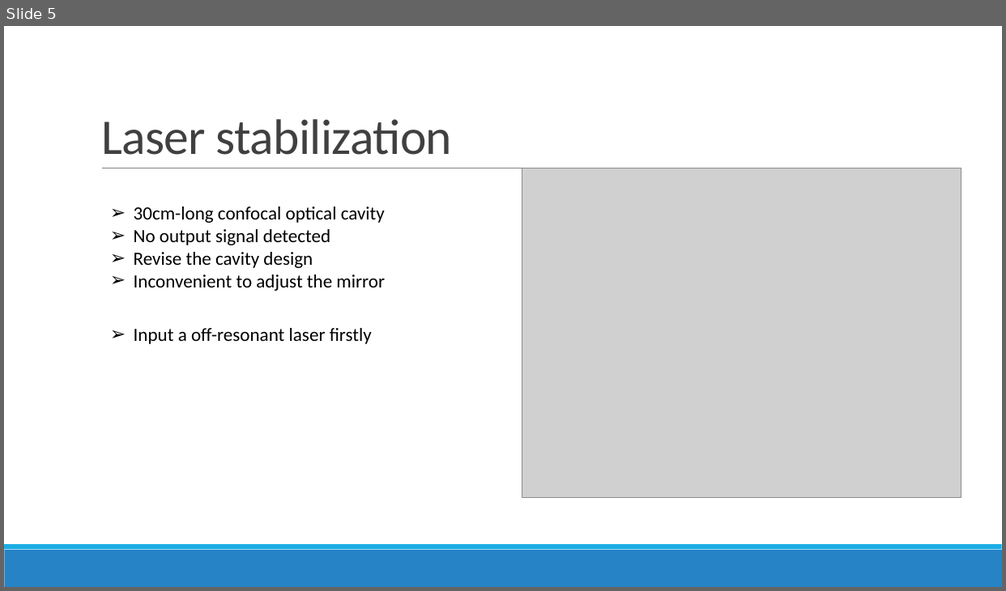
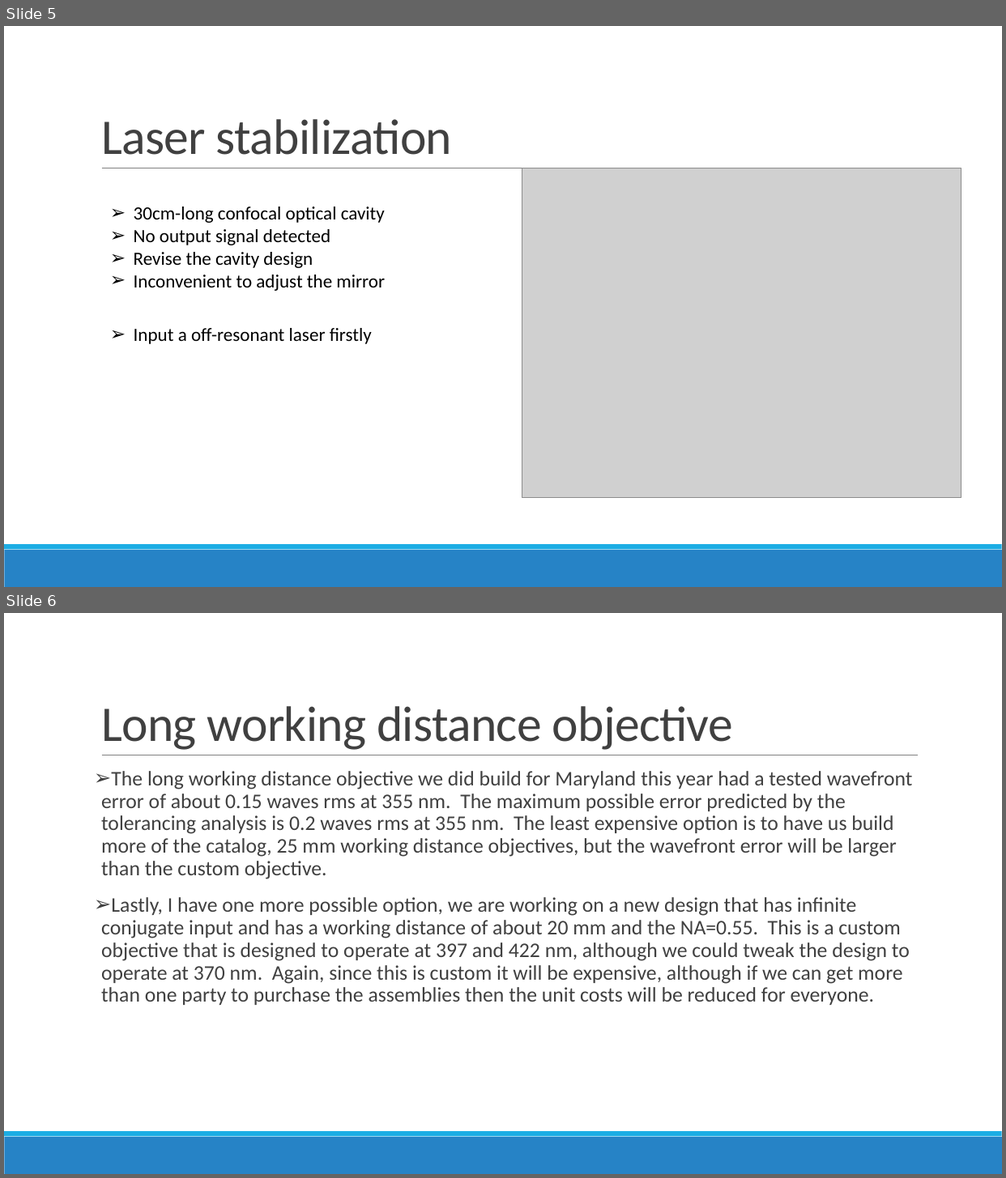
Before and after one commit to iontrapnet/-, a slide deck: ppt/2017.10.23.pptx. Shown one above the other, each under a label of ours: slide 5 before the commit, slides 5 and 6 after it. The pictures are 1006x591 and 1006x1178 pixels, drawn with LibreOffice and Linux fonts; fonts in the diff are those of the drawing; grey boxes stand for pictures. Boxes give left, top, right and bottom in pixels: in the first picture for what was removed or moved away, otherwise in the second. Text is boxed around its words. In the diff, an @@ line names an element or a change of style, - is before the commit and + after.

Commit message:
add something about long working distance objective

```diff
--- a/ppt/2017.10.23.pptx
+++ b/ppt/2017.10.23.pptx
@@ slide 6 added at (x1=4, y1=613, x2=1002, y2=1174), background #FFFFFF; not listed: 3 template elements that a slide beside it also shows @@
@@ title added at (x1=101, y1=706, x2=734, y2=750), 48 pt, text #404040 @@
+Long working distance objective
@@ text added at (x1=101, y1=771, x2=913, y2=1005), 20 pt, text #404040 @@
+➢ The long working distance objective we did build for Maryland this year had a tested wavefront error of about 0.15 waves rms at 355 nm. The maximum possible error predicted by the tolerancing analysis is 0.2 waves rms at 355 nm. The least expensive option is to have us build more of the catalog, 25 mm working distance objectives, but the wavefront error will be larger than the custom objective.
+➢ Lastly, I have one more possible option, we are working on a new design that has infinite conjugate input and has a working distance of about 20 mm and the NA=0.55. This is a custom objective that is designed to operate at 397 and 422 nm, although we could tweak the design to operate at 370 nm. Again, since this is custom it will be expensive, although if we can get more than one party to purchase the assemblies then the unit costs will be reduced for everyone.
```
